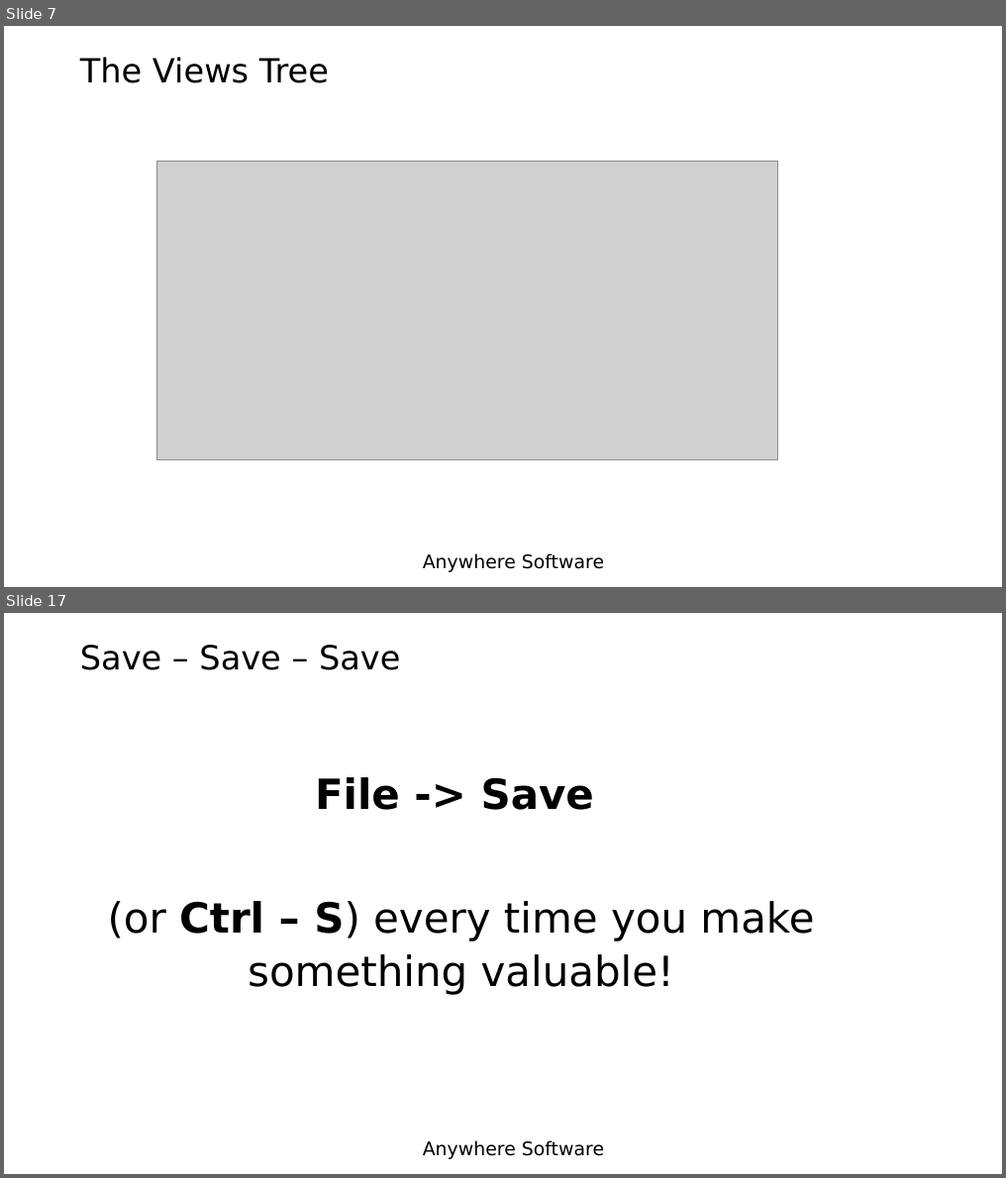
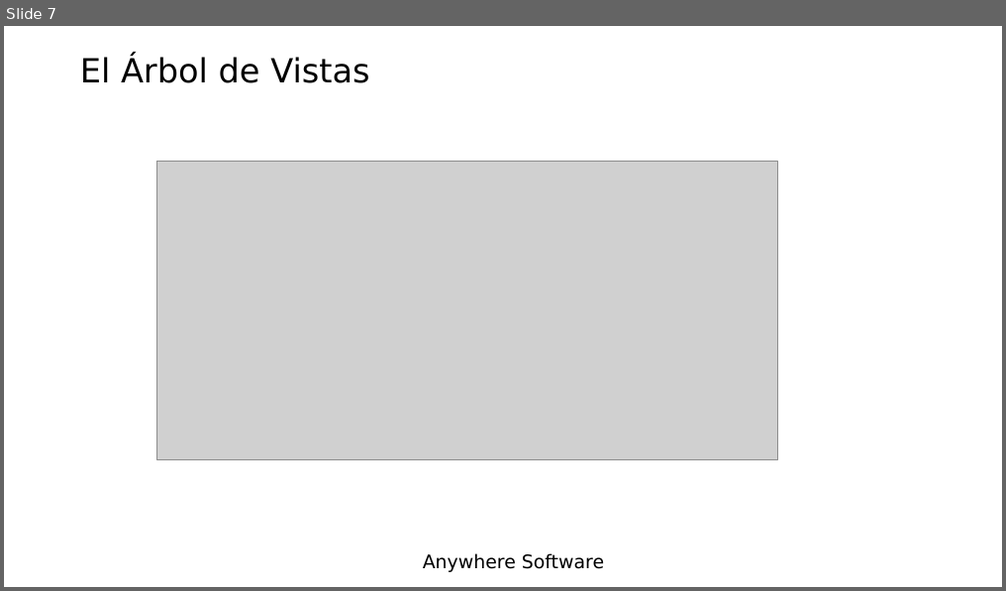
Before and after one commit to Lamashino/Teaching-B4J, a slide deck: Tema 5 - Diseñador/Tema 5 - Diseñador.pptx. Shown one above the other, each under a label of ours: slides 7 and 17 before the commit, slide 7 after it; the slides between them are not shown. The pictures are 1006x1178 and 1006x591 pixels, drawn with LibreOffice and Linux fonts; fonts in the diff are those of the drawing; grey boxes stand for pictures; background and template pictures are left out. Boxes give left, top, right and bottom in pixels: in the first picture for what was removed or moved away, otherwise in the second. Text is boxed around its words. In the diff, an @@ line names an element or a change of style, - is before the commit and + after.

```diff
--- a/Tema 5 - Diseñador/Tema 5 - Diseñador.pptx
+++ b/Tema 5 - Diseñador/Tema 5 - Diseñador.pptx
@@ slide 17 removed at (4,613,1002,1174), background picture (left out); not listed: 1 template element that a slide beside it also shows @@
@@ title removed at (80,645,400,670) @@
-Save – Save – Save
@@ text removed at (108,777,814,995) @@
-File -> Save
-(or Ctrl – S) every time you make something valuable!
@@ slide 7 changed as well @@
@@ title at (80,56,369,83): text changed @@
-The Views Tree
+El Árbol de Vistas
```
Also in this commit, not shown: 9 other slides changed, 10 slides added, 9 other slides removed, 2 other files.
